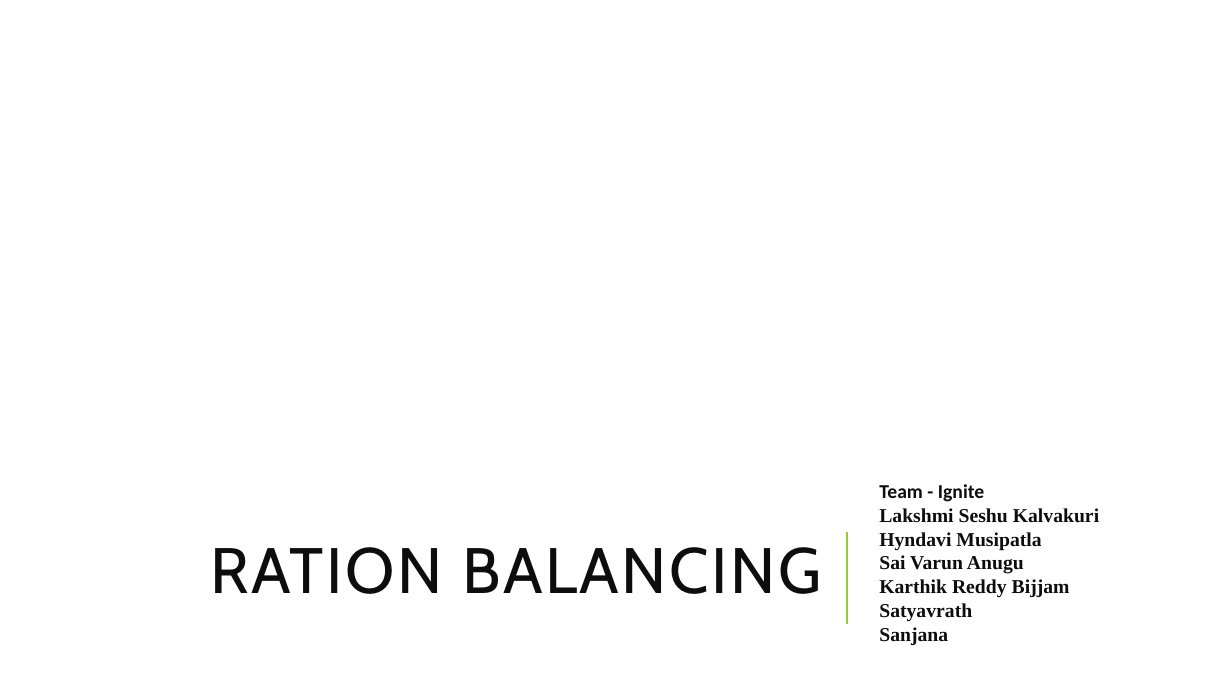
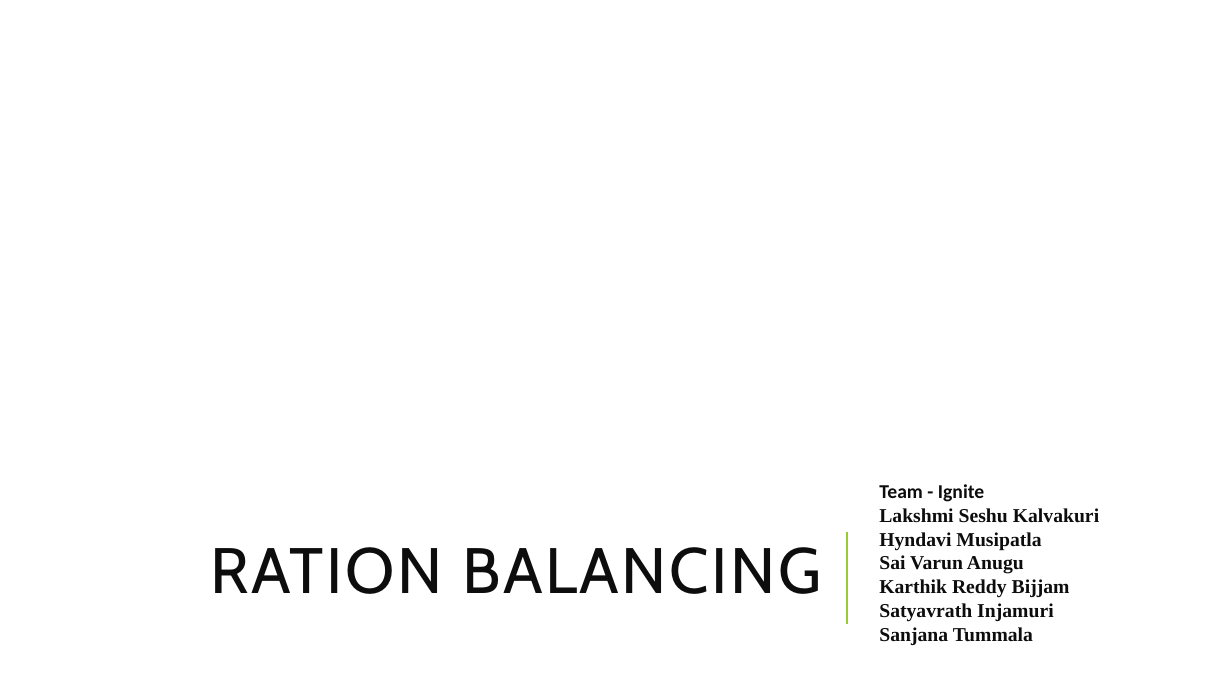
Before and after one commit to Satyavrath/rationbalancing, a slide deck: slide 1 of documents/RationBalancing.pptx. Drawn at 1232x693 pixels with LibreOffice and Linux fonts; fonts in the diff are those of the drawing; background and template pictures are left out. Boxes give left, top, right and bottom in pixels: in the first picture for what was removed or moved away, otherwise in the second. Text is boxed around its words. In the diff, an @@ line names an element or a change of style, - is before the commit and + after.

```diff
--- a/documents/RationBalancing.pptx
+++ b/documents/RationBalancing.pptx
@@ subtitle at box(879, 603, 1054, 645): text changed @@
-Satyavrath
-Sanjana
+Satyavrath Injamuri
+Sanjana Tummala
```
Also in this commit, not shown: 5 other slides changed, 1 slide added, 1 slide removed, 1 other file.
